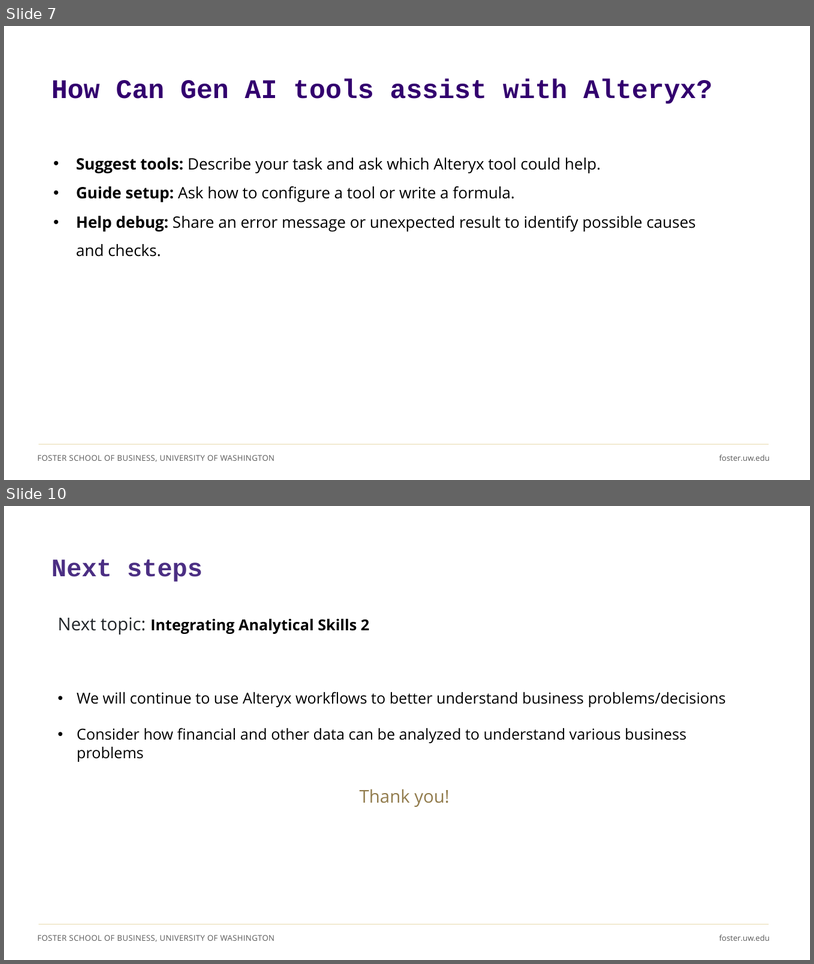
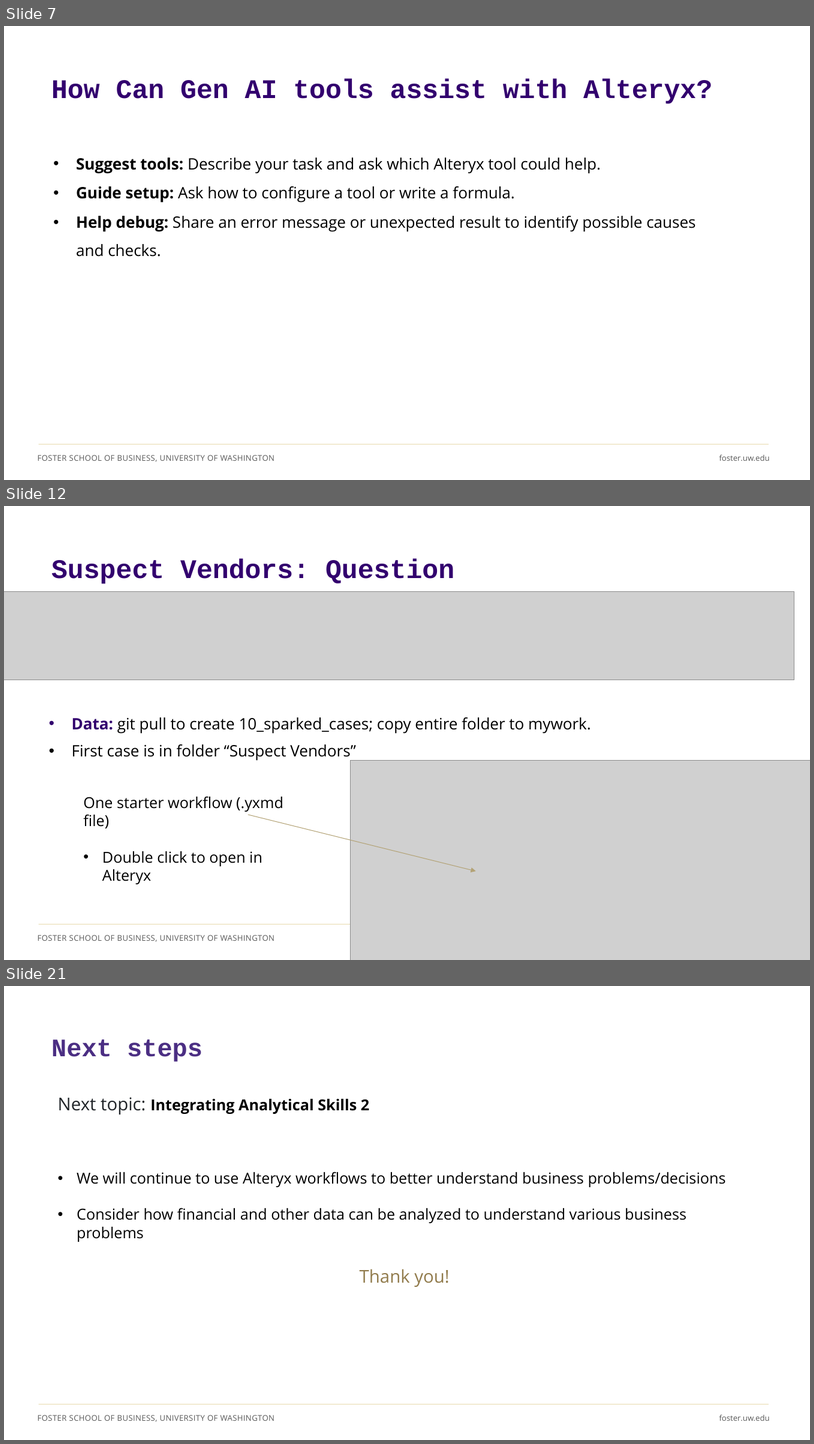
Before and after one commit to ashercurtis/slides.io, a slide deck: ACCTG320/ACCTG320Class10_2026.pptx. Shown one above the other, each under a label of ours: slides 7 and 10 before the commit, slides 7, 12 and 21 after it; the slides between them are not shown. The pictures are 814x964 and 814x1444 pixels, drawn with LibreOffice and Linux fonts; fonts in the diff are those of the drawing; grey boxes stand for pictures. Boxes give left, top, right and bottom in pixels: in the first picture for what was removed or moved away, otherwise in the second. Text is boxed around its words. In the diff, an @@ line names an element or a change of style, - is before the commit and + after.

```diff
--- a/ACCTG320/ACCTG320Class10_2026.pptx
+++ b/ACCTG320/ACCTG320Class10_2026.pptx
@@ slide 12 added at box(4, 506, 810, 960), background #FFFFFF; not listed: 2 template elements that a slide beside it also shows @@
@@ title added at box(51, 559, 455, 584), 32 pt, text #32006E, bold @@
+Suspect Vendors: Question
@@ picture added at box(4, 591, 795, 680) @@
@@ text added at box(72, 717, 591, 761), 18.7 pt, text #000000 @@
+• Data: git pull to create 10_sparked_cases; copy entire folder to mywork.
+• First case is in folder “Suspect Vendors”
@@ picture added at box(351, 760, 810, 960) @@
@@ text added at box(83, 796, 284, 884), 18 pt, text #000000 @@
+One starter workflow (.yxmd file)
+• Double click to open in Alteryx
@@ arrow added from (248, 814) to (476, 871), #B4A275 0.75 pt @@
@@ what was slide 10 is now slide 21 @@
```
Also in this commit, not shown: 2 slides changed, 13 other slides added, 3 slides removed, 1 other file.
